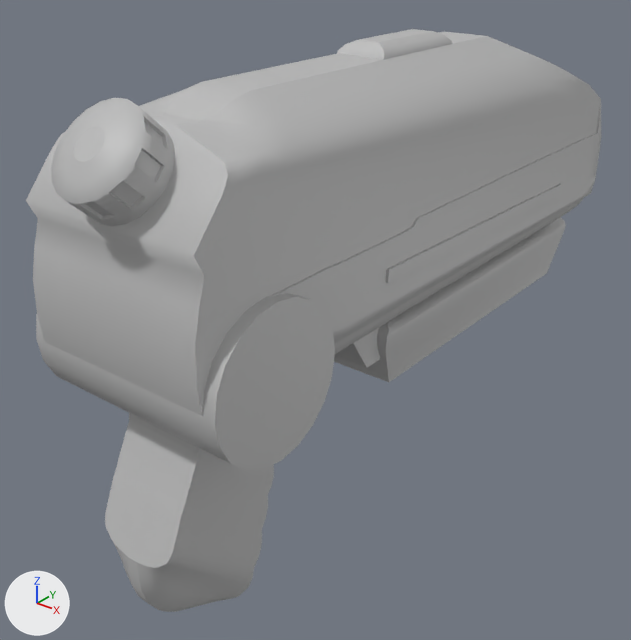
The FBX model gunstuff/scenes/shoot myself.fbx: old version first, new version second.
Camera for both pictures: a camera (50 mm lens) standing at (0.0288, -0.0435, 0.0215) and looking at (-0.0028, -0.004, -0.003). The lights are fixed; the arrows at lower left show +X, +Y and +Z. Where no turn or scale is listed for an object, it has been applied to the vertices. Vertices at the same position are counted once.

In view in the first picture: 'gunBack', 'gunBottom', 'gunCap', 'gunGrip', 'gunReloadTrack', 'gunSlide', 'gunTop'.
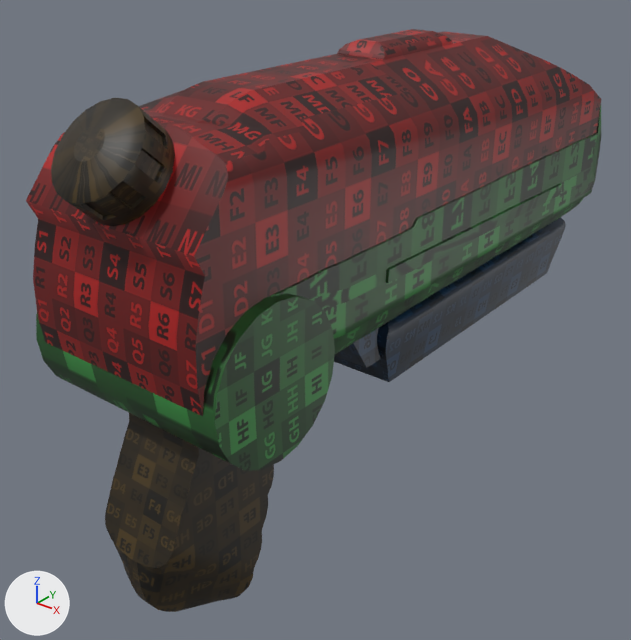
What changed in the scene script:
```text
Change me_mesh:
    remove me_mesh.from_pydata(...)  # 868 vertices, 866 faces; spans x -0.00252..0.00252, y -0.00417..0.00517, z -0.00746..0.00582
    add me_mesh.from_pydata(...)  # 1384 vertices, 1382 faces; spans x -0.00252..0.00252, y -0.00417..0.00517, z -0.00746..0.00582
    me_mesh part 1: 516 vertices added at x -0.00179..0.00182, y -0.00417..0.00517, z -0.00746..0.00582
    me_mesh part 2: 780 faces spanning x -0.00252..0.00252, y -0.00417..0.00517, z -0.00746..0.00582 switch from mat_lambert1 (grey #bcbcbc) to mat_bro (picture img_brown_png)
Change me_mesh_008:
    where me_mesh_008.from_pydata(...)  # 242 vertices, 260 faces; spans x -0.00243..0.00243, y -0.00344..0.00344, z -0.00344..0.00344
    remove me_mesh_008.materials.append(mat_lambert1)  # grey #bcbcbc
    add me_mesh_008.materials.append(mat_bro)  # picture img_brown_png
Change me_mesh_004:
    where me_mesh_004.from_pydata(...)  # 1284 vertices, 1282 faces; spans x -0.0054..0.0055, y -0.0202..0.0199, z -0.0076..0.0064
    remove me_mesh_004.materials.append(mat_lambert1)  # grey #bcbcbc
    me_mesh_004 part 3: texture (UV) coordinates of 1282 of 1282 faces, centred in x -0.0054..0.0055, y -0.0202..0.0199, z -0.0076..0.0064, changed; they spanned u 0.12..0.88, v 0.0..1.0 and now span u 0.03..0.98, v 0.01..0.99
    add me_mesh_004.materials.append(mat_red)  # picture img_red_png
Change me_mesh_009:
    where me_mesh_009.from_pydata(...)  # 636 vertices, 634 faces; spans x -0.0027..0.0027, y -0.0201..0.0125, z -0.0016..0.0021
    remove me_mesh_009.materials.append(mat_lambert1)  # grey #bcbcbc
    add me_mesh_009.materials.append(mat_bluled)  # picture img_darkblu_png
Change me_mesh_007:
    where me_mesh_007.from_pydata(...)  # 1390 vertices, 1388 faces; spans x -0.0034..0.0034, y -0.0125..0.0123, z -0.0023..0.0031
    remove me_mesh_007.materials.append(mat_lambert1)  # grey #bcbcbc
    add me_mesh_007.materials.append(mat_bluled)  # picture img_darkblu_png
Change me_mesh_006:
    where me_mesh_006.from_pydata(...)  # 1536 vertices, 1534 faces; spans x -0.0057..0.0057, y -0.0213..0.0184, z -0.0046..0.0045
    remove me_mesh_006.materials.append(mat_lambert1)  # grey #bcbcbc
    add me_mesh_006.materials.append(mat_green)  # picture img_testtexture4096_png
Change me_mesh_005:
    where me_mesh_005.from_pydata(...)  # 42 vertices, 60 faces; spans x -0.00616..0.00616, y -0.00411..0.00411, z -0.00411..0.00411
    remove me_mesh_005.materials.append(mat_lambert1)  # grey #bcbcbc
    add me_mesh_005.materials.append(mat_green)  # picture img_testtexture4096_png
Change ob_guntop:
    ob_guntop.location: (-0.00001, -0.00194, 0.00798) -> (0.0, -0.00194, 0.00798)
```

Location of each change, [x1, y1, x2, y2] in pixels of the pictures (631 x 640 px):
'gunTop', recoloured, surface changed, moved (grey to brown): [26, 29, 601, 416] in both
'gunBack', recoloured (grey to green): [36, 293, 335, 471] in both
'gunBottom', recoloured: [271, 104, 601, 354] in both
'gunCap', recoloured: [51, 98, 175, 226] in both
'gunSlide', recoloured: [334, 217, 566, 382] in both
'gunReloadTrack', recoloured: [335, 328, 380, 368] in both
part 1 of me_mesh, added: after [105, 413, 199, 606]
part 2 of me_mesh, recoloured (grey to black): [113, 447, 274, 612] in both
